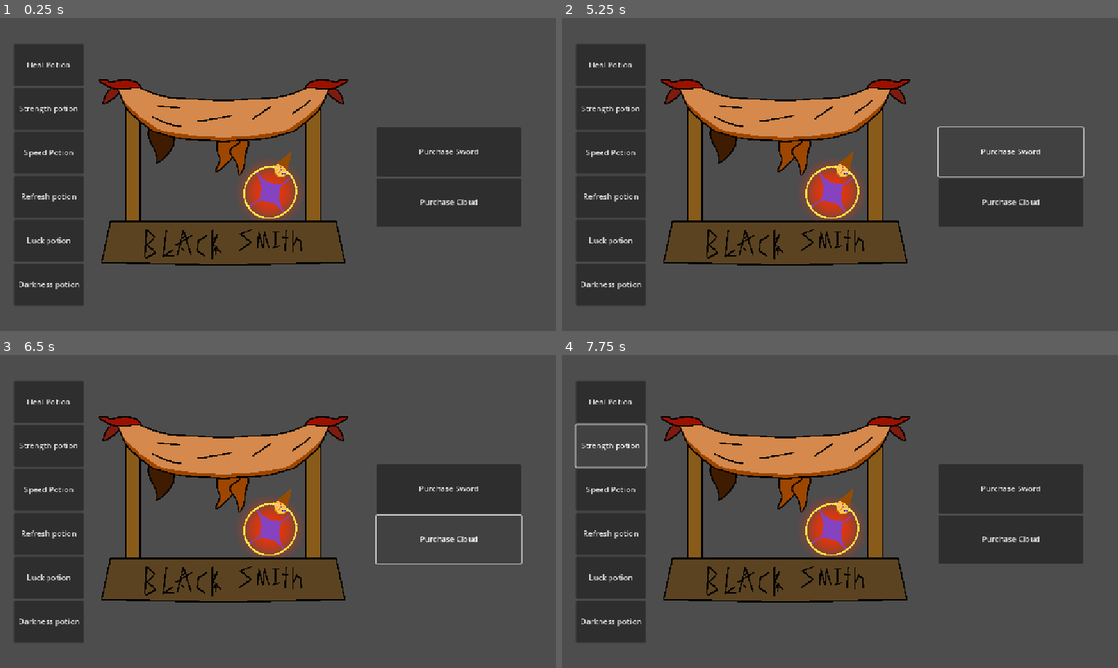
Above: before the commit, frames 1-4 (two rows, left to right).
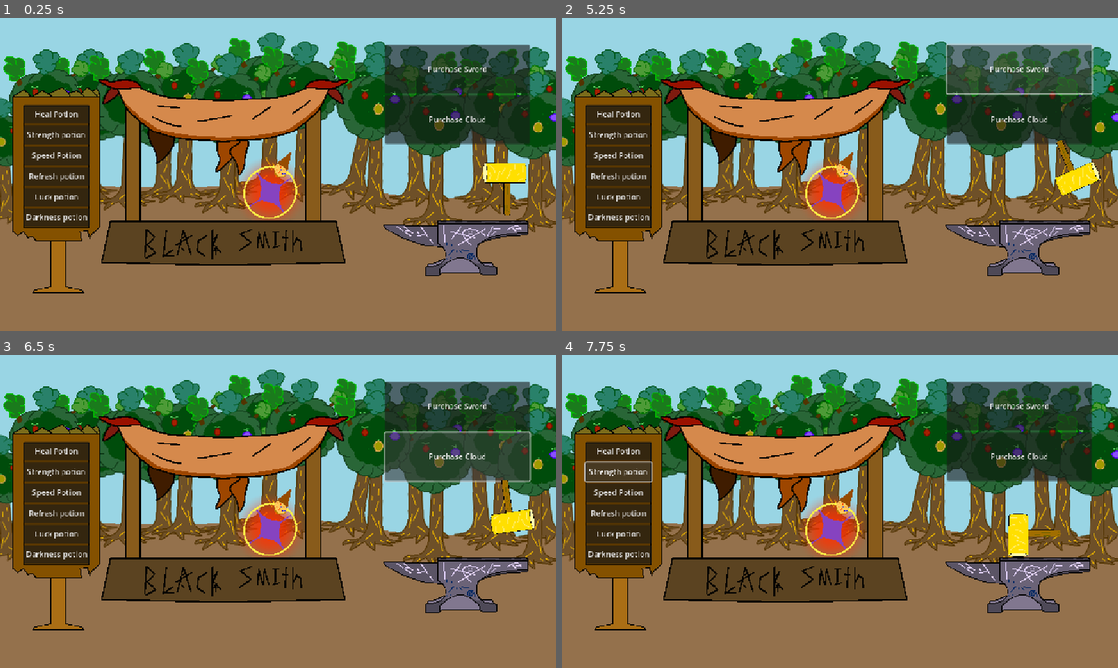
Above: after the commit, the same moments.

Repository: DaqCode/SliceOfThem
Game: Godot game, scene res://scenes/area/blacksmith/black_smith.tscn
Two runs of this game, one before a commit and one after it. Both use one fixed random seed, a clock stepped at 60 frames per second and the inputs below. The project has no main scene, so this scene is started directly.
Inputs:
- Up to frame 1 (0.25 s): no input
- Up to frame 2 (5.25 s): click "Heal Potion" at 0.5 s; click "Strength potion" at 1.25 s; click "Speed Potion" at 2 s; click "Refresh potion" at 2.75 s; click "Luck potion" at 3.5 s; click "Darkness potion" at 4.25 s; click "Purchase Sword" at 5 s
- Up to frame 3 (6.5 s): click "Purchase Cloud" at 5.75 s
- Up to frame 4 (7.75 s): click "Heal Potion" at 6.5 s; click "Strength potion" at 7.25 s

The runs differ from the first frame. In frame 1, 84% of the frame differs, in the area x 0-100%, y 0-100%; in frame 2, 84%; in frame 3, 84%; in frame 4, 84%.

Commit message:
why did this take 2 hours holy

Diff:
--- a/slice-of-them/scenes/area/blacksmith/black_smith.tscn
+++ b/slice-of-them/scenes/area/blacksmith/black_smith.tscn
@@ -1,7 +1,176 @@
-[gd_scene load_steps=3 format=3 uid="uid://bjjtx24302mpi"]
+[gd_scene load_steps=14 format=3 uid="uid://bjjtx24302mpi"]
 
 [ext_resource type="Script" uid="uid://drli7g8kouc5m" path="res://scenes/area/blacksmith/black_smith.gd" id="1_dn51w"]
+[ext_resource type="Texture2D" uid="uid://yx7gw0ihc1y8" path="res://art/background/blacksmith/BlacksmithBackground.png" id="2_f7ad2"]
 [ext_resource type="Texture2D" uid="uid://dcarh1c77c2ap" path="res://art/background/blacksmith/BlackSmithBud.png" id="2_lmo6l"]
+[ext_resource type="Texture2D" uid="uid://bfb44qgl5any3" path="res://art/asset/GizoHammer.png" id="4_gpcf2"]
+
+[sub_resource type="Gradient" id="Gradient_gpcf2"]
+offsets = PackedFloat32Array(0.604651, 0.996124)
+colors = PackedColorArray(1, 1, 1, 1, 1, 1, 1, 0)
+
+[sub_resource type="GradientTexture1D" id="GradientTexture1D_e6hc8"]
+gradient = SubResource("Gradient_gpcf2")
+
+[sub_resource type="ParticleProcessMaterial" id="ParticleProcessMaterial_ur6wl"]
+particle_flag_disable_z = true
+angle_min = -360.0
+angle_max = 1.07288e-05
+direction = Vector3(194.25, -48.445, 0)
+initial_velocity_min = -500.0
+initial_velocity_max = 500.0
+gravity = Vector3(0, 98, 0)
+scale_min = 3.0
+scale_max = 4.0
+color = Color(1, 0.976807, 0.851563, 1)
+color_ramp = SubResource("GradientTexture1D_e6hc8")
+
+[sub_resource type="Gradient" id="Gradient_e6hc8"]
+offsets = PackedFloat32Array(0, 0.620155, 0.806202, 0.903101, 1)
+colors = PackedColorArray(1, 0.984375, 0, 1, 1, 0, 0, 1, 0.329412, 0, 0, 1, 0.839216, 0.760784, 0.760784, 0, 1, 1, 1, 0)
+
+[sub_resource type="GradientTexture1D" id="GradientTexture1D_ur6wl"]
+gradient = SubResource("Gradient_e6hc8")
+
+[sub_resource type="ParticleProcessMaterial" id="ParticleProcessMaterial_awjlb"]
+lifetime_randomness = 1.0
+particle_flag_disable_z = true
+emission_shape_offset = Vector3(19.64, -18.64, 0)
+emission_shape = 6
+emission_ring_axis = Vector3(0, 0, 1)
+emission_ring_height = 1.0
+emission_ring_radius = 1.0
+emission_ring_inner_radius = 0.0
+emission_ring_cone_angle = 90.0
+angle_min = 45.0
+angle_max = 90.0
+inherit_velocity_ratio = 0.5
+spread = 180.0
+initial_velocity_min = -167.7
+angular_velocity_min = -304.1
+angular_velocity_max = 93.91
+orbit_velocity_min = 9.49949e-08
+orbit_velocity_max = 0.0500001
+gravity = Vector3(0, -150, 0)
+damping_max = 1.442
+scale_min = 3.0
+scale_max = 4.0
+scale_over_velocity_min = 10.22
+scale_over_velocity_max = 79.14
+color_ramp = SubResource("GradientTexture1D_ur6wl")
+collision_mode = 1
+collision_friction = 0.0
+collision_bounce = 0.0
+
+[sub_resource type="Animation" id="Animation_8ty12"]
+resource_name = "SwingHammer"
+length = 25.0
+loop_mode = 1
+tracks/0/type = "value"
+tracks/0/imported = false
+tracks/0/enabled = true
+tracks/0/path = NodePath("GizoHammer:position")
+tracks/0/interp = 1
+tracks/0/loop_wrap = true
+tracks/0/keys = {
+"times": PackedFloat32Array(0, 2.3, 4.38, 5.33, 6.21, 6.91, 7.16, 7.25833, 8.94, 9.44, 10.71, 12.01, 12.84, 13.6333, 14.2332, 14.7234, 15.2185, 15.7534, 16.1492, 16.6034, 17.4734, 19.0333, 20.4291, 20.8667, 25),
+"transitions": PackedFloat32Array(1, 1, 1, 1, 1, 1, 1, 1, 1, 1, 1, 1, 1, 1, 1, 1, 1, 1, 1, 1, 1, 1, 1, 1, 1),
+"update": 0,
+"values": [Vector2(1047, 351), Vector2(1047, 325), Vector2(1047, 351), Vector2(1056, 303), Vector2(1056, 324), Vector2(1056, 307), Vector2(1056, 307), Vector2(973, 371), Vector2(973, 371), Vector2(1047, 351), Vector2(1047, 325), Vector2(1047, 325), Vector2(1047, 325), Vector2(1047, 325), Vector2(806, 542), Vector2(538, 572), Vector2(216, 467), Vector2(125, 309), Vector2(230, 127), Vector2(515, 109), Vector2(847, 156), Vector2(1124, 378), Vector2(1124, 378), Vector2(1154, 389), Vector2(1047, 351)]
+}
+tracks/1/type = "value"
+tracks/1/imported = false
+tracks/1/enabled = true
+tracks/1/path = NodePath("GizoHammer:rotation")
+tracks/1/interp = 1
+tracks/1/loop_wrap = true
+tracks/1/keys = {
+"times": PackedFloat32Array(0, 4.43, 5.33, 7.16, 7.25833, 8.94, 9.44, 13.0024, 13.6296, 17.4667, 19.0287, 20.5333, 21.3069, 25),
+"transitions": PackedFloat32Array(1, 1, 1, 1, 1, 1, 1, 1, 1, 1, 1, 1, 1, 1),
+"update": 0,
+"values": [0.0, 0.0, 2.99673, 2.99673, -1.5708, -1.5708, 0.0, 0.340339, 0.340339, -62.8319, -62.1512, -62.1512, -62.1512, -62.8406]
+}
+tracks/2/type = "value"
+tracks/2/imported = false
+tracks/2/enabled = true
+tracks/2/path = NodePath("Particles:emitting")
+tracks/2/interp = 1
+tracks/2/loop_wrap = true
+tracks/2/keys = {
+"times": PackedFloat32Array(0, 7.05, 7.24746, 11.9156, 12.0156, 15),
+"transitions": PackedFloat32Array(1, 1, 1, 1, 1, 1),
+"update": 1,
+"values": [false, false, true, true, false, false]
+}
+tracks/3/type = "value"
+tracks/3/imported = false
+tracks/3/enabled = true
+tracks/3/path = NodePath("GizoHammer/HammerWEEEE:emitting")
+tracks/3/interp = 1
+tracks/3/loop_wrap = true
+tracks/3/keys = {
+"times": PackedFloat32Array(0, 13.3667, 13.6667, 17.4493, 17.6135),
+"transitions": PackedFloat32Array(1, 1, 1, 1, 1),
+"update": 1,
+"values": [false, false, true, true, false]
+}
+
+[sub_resource type="Animation" id="Animation_nha4e"]
+length = 0.001
+tracks/0/type = "value"
+tracks/0/imported = false
+tracks/0/enabled = true
+tracks/0/path = NodePath("GizoHammer:position")
+tracks/0/interp = 1
+tracks/0/loop_wrap = true
+tracks/0/keys = {
+"times": PackedFloat32Array(0),
+"transitions": PackedFloat32Array(1),
+"update": 0,
+"values": [Vector2(1047, 351)]
+}
+tracks/1/type = "value"
+tracks/1/imported = false
+tracks/1/enabled = true
+tracks/1/path = NodePath("GizoHammer:rotation")
+tracks/1/interp = 1
+tracks/1/loop_wrap = true
+tracks/1/keys = {
+"times": PackedFloat32Array(0),
+"transitions": PackedFloat32Array(1),
+"update": 0,
+"values": [2.99673]
+}
+tracks/2/type = "value"
+tracks/2/imported = false
+tracks/2/enabled = true
+tracks/2/path = NodePath("Particles:emitting")
+tracks/2/interp = 1
+tracks/2/loop_wrap = true
+tracks/2/keys = {
+"times": PackedFloat32Array(0),
+"transitions": PackedFloat32Array(1),
+"update": 1,
+"values": [false]
+}
+tracks/3/type = "value"
+tracks/3/imported = false
+tracks/3/enabled = true
+tracks/3/path = NodePath("GizoHammer/HammerWEEEE:emitting")
+tracks/3/interp = 1
+tracks/3/loop_wrap = true
+tracks/3/keys = {
+"times": PackedFloat32Array(0),
+"transitions": PackedFloat32Array(1),
+"update": 1,
+"values": [false]
+}
+
+[sub_resource type="AnimationLibrary" id="AnimationLibrary_ot1jq"]
+_data = {
+&"RESET": SubResource("Animation_nha4e"),
+&"SwingHammer": SubResource("Animation_8ty12")
+}
 
 [node name="BlackSmith" type="Control"]
 layout_mode = 3
@@ -13,12 +182,14 @@
 script = ExtResource("1_dn51w")
 
 [node name="Background" type="TextureRect" parent="."]
+modulate = Color(0.900992, 0.83457, 0.999999, 1)
 layout_mode = 1
 anchors_preset = 15
 anchor_right = 1.0
 anchor_bottom = 1.0
 grow_horizontal = 2
 grow_vertical = 2
+texture = ExtResource("2_f7ad2")
 
 [node name="BlacksmithBud" type="TextureRect" parent="."]
 layout_mode = 1
@@ -38,10 +209,10 @@
 anchors_preset = 4
 anchor_top = 0.5
 anchor_bottom = 0.5
-offset_left = 28.0
-offset_top = -271.0
-offset_right = 173.0
-offset_bottom = 271.0
+offset_left = 48.0
+offset_top = -145.0
+offset_right = 185.0
+offset_bottom = 107.0
 grow_vertical = 2
 
 [node name="HealPoion" type="Button" parent="UseItems"]
@@ -82,10 +253,10 @@
 
 [node name="PrimaryItems" type="GridContainer" parent="."]
 layout_mode = 0
-offset_left = 779.0
-offset_top = 226.0
-offset_right = 1079.0
-offset_bottom = 431.0
+offset_left = 797.0
+offset_top = 55.0
+offset_right = 1097.0
+offset_bottom = 260.0
 
 [node name="SwordPurchase" type="Button" parent="PrimaryItems"]
 layout_mode = 2
@@ -98,3 +269,39 @@
 size_flags_horizontal = 3
 size_flags_vertical = 3
 text = "Purchase Cloud"
+
+[node name="GizoHammer" type="Sprite2D" parent="."]
+position = Vector2(1047, 351)
+rotation = 2.99673
+scale = Vector2(0.365, 0.365)
+texture = ExtResource("4_gpcf2")
+
+[node name="HammerWEEEE" type="GPUParticles2D" parent="GizoHammer"]
+position = Vector2(-8.21918, -115.068)
+emitting = false
+amount = 90
+preprocess = 0.4
+explosiveness = 0.25
+randomness = 1.0
+process_material = SubResource("ParticleProcessMaterial_ur6wl")
+
+[node name="Particles" type="GPUParticles2D" parent="."]
+position = Vector2(921, 427)
+emitting = false
+amount = 100
+lifetime = 6.0
+one_shot = true
+explosiveness = 1.0
+randomness = 1.0
+fixed_fps = 60
+visibility_rect = Rect2(-25, -10, 50, 10)
+local_coords = true
+trail_lifetime = 0.01
+trail_section_subdivisions = 50
+process_material = SubResource("ParticleProcessMaterial_awjlb")
+
+[node name="AnimationPlayer" type="AnimationPlayer" parent="."]
+libraries = {
+&"": SubResource("AnimationLibrary_ot1jq")
+}
+autoplay = "SwingHammer"
--- a/slice-of-them/scenes/area/maps/map_direction.tscn
+++ b/slice-of-them/scenes/area/maps/map_direction.tscn
@@ -15,7 +15,7 @@
 script = ExtResource("1_4malm")
 
 [node name="TextureRect" type="TextureRect" parent="."]
-modulate = Color(0.903598, 0.903598, 0.903598, 1)
+modulate = Color(0.860369, 0.860369, 0.860368, 1)
 layout_mode = 1
 anchors_preset = 15
 anchor_right = 1.0
Binary file added: slice-of-them/art/asset/GizoHammer.png
Not shown, added: slice-of-them/art/asset/GizoHammer.png.import
Binary file added: slice-of-them/art/background/blacksmith/BlacksmithBackground.png
Not shown, added: slice-of-them/art/background/blacksmith/BlacksmithBackground.png.import
